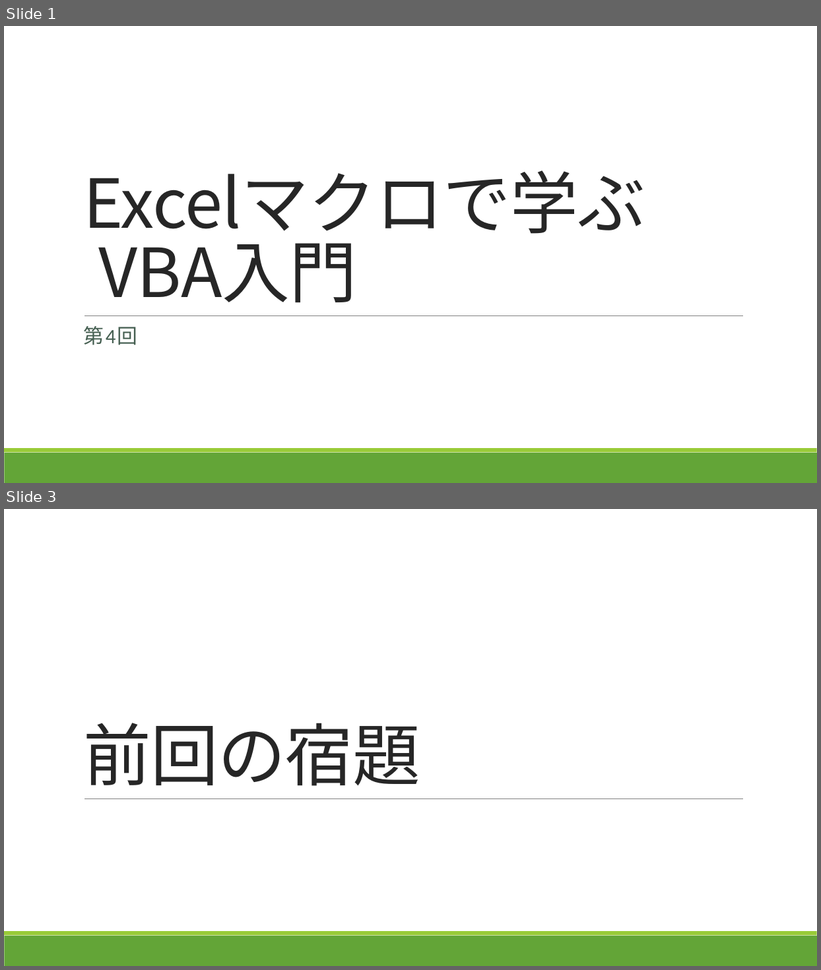
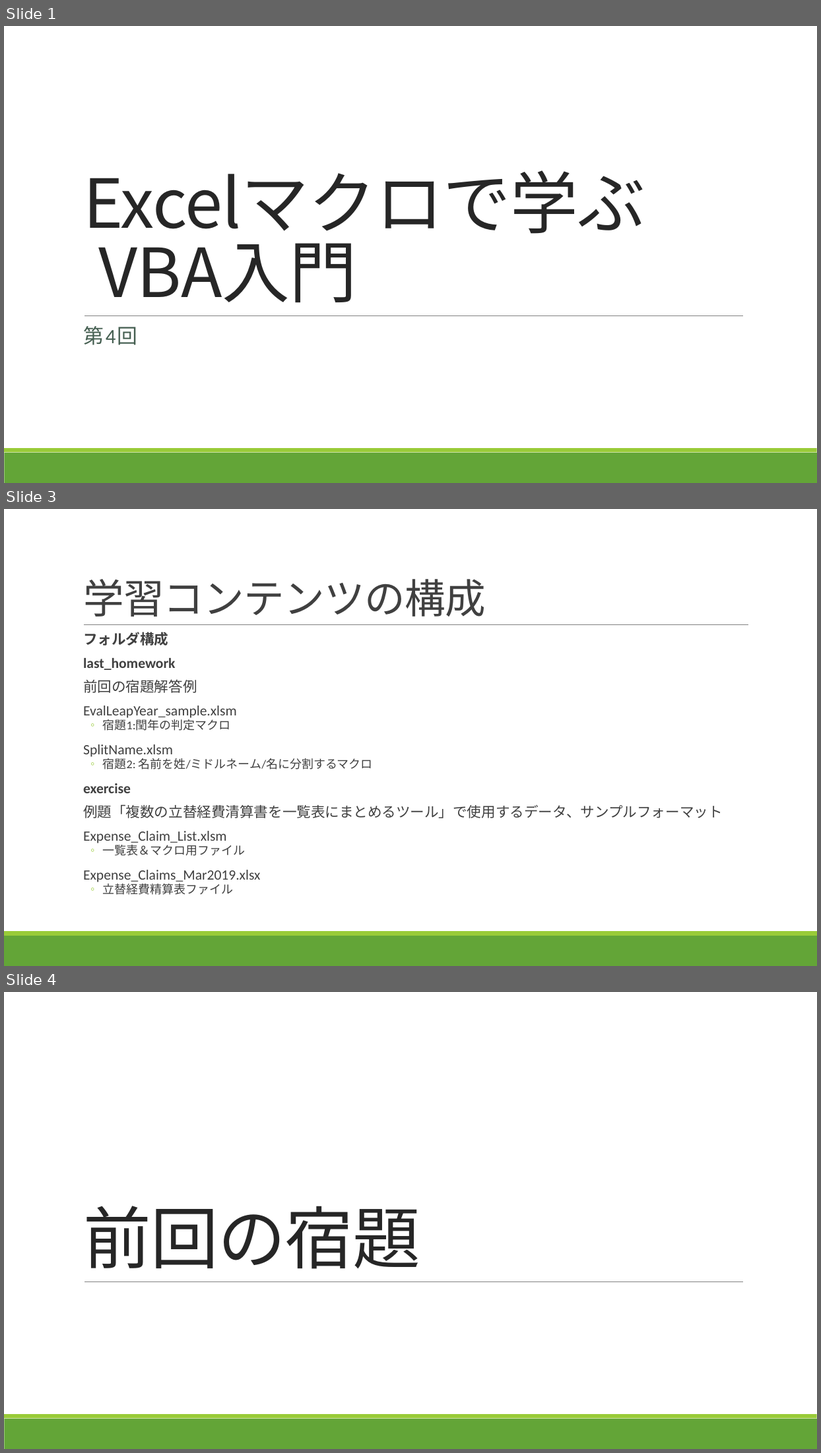
Before and after one commit to takeruko/vba-seminer-2019, a slide deck: contents/4/Excelマクロで学ぶVBA入門_第4回.pptx. Shown one above the other, each under a label of ours: slides 1 and 3 before the commit, slides 1, 3 and 4 after it; the slides between them are not shown. The pictures are 821x970 and 821x1453 pixels, drawn with LibreOffice and Linux fonts; fonts in the diff are those of the drawing. Boxes give left, top, right and bottom in pixels: in the first picture for what was removed or moved away, otherwise in the second. Text is boxed around its words. In the diff, an @@ line names an element or a change of style, - is before the commit and + after.

```diff
--- a/contents/4/Excelマクロで学ぶVBA入門_第4回.pptx
+++ b/contents/4/Excelマクロで学ぶVBA入門_第4回.pptx
@@ slide 3 added at (x1=4, y1=509, x2=817, y2=966), background #FFFFFF; not listed: 2 template elements that a slide beside it also shows @@
@@ title added at (x1=83, y1=579, x2=486, y2=617), 48 pt, text #404040 @@
+学習コンテンツの構成
@@ line added from (84, 625) to (748, 625), #808080 0.5 pt @@
@@ text added at (x1=83, y1=632, x2=723, y2=895), 16.8 pt, text #404040 @@
+  フォルダ構成
+  last_homework
+  前回の宿題解答例
+  EvalLeapYear_sample.xlsm
+  ◦ 宿題1:閏年の判定マクロ
+  SplitName.xlsm
+  ◦ 宿題2: 名前を姓/ミドルネーム/名に分割するマクロ
+  exercise
+  例題「複数の立替経費清算書を一覧表にまとめるツール」で使用するデータ、サンプルフォーマット
+  Expense_Claim_List.xlsm
+  ◦ 一覧表＆マクロ用ファイル
+  Expense_Claims_Mar2019.xlsx
+  ◦ 立替経費精算表ファイル
@@ what was slide 3 is now slide 4 @@
```
Also in this commit, not shown: 3 slides changed, 18 other slides added.
